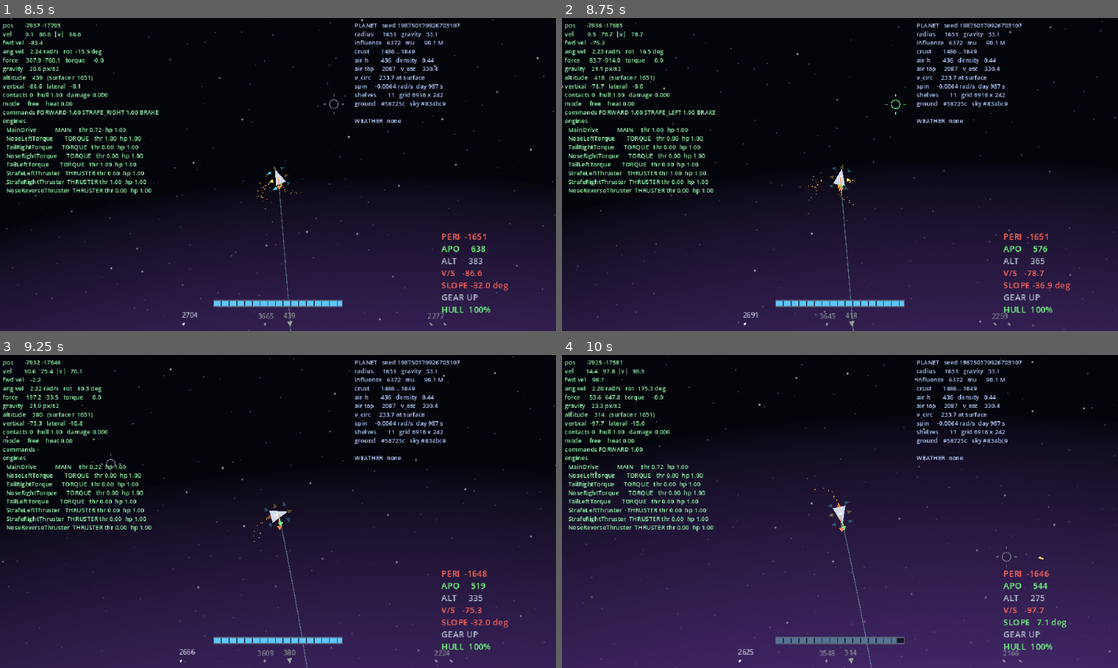
Above: before the commit, frames 1-4 (two rows, left to right).
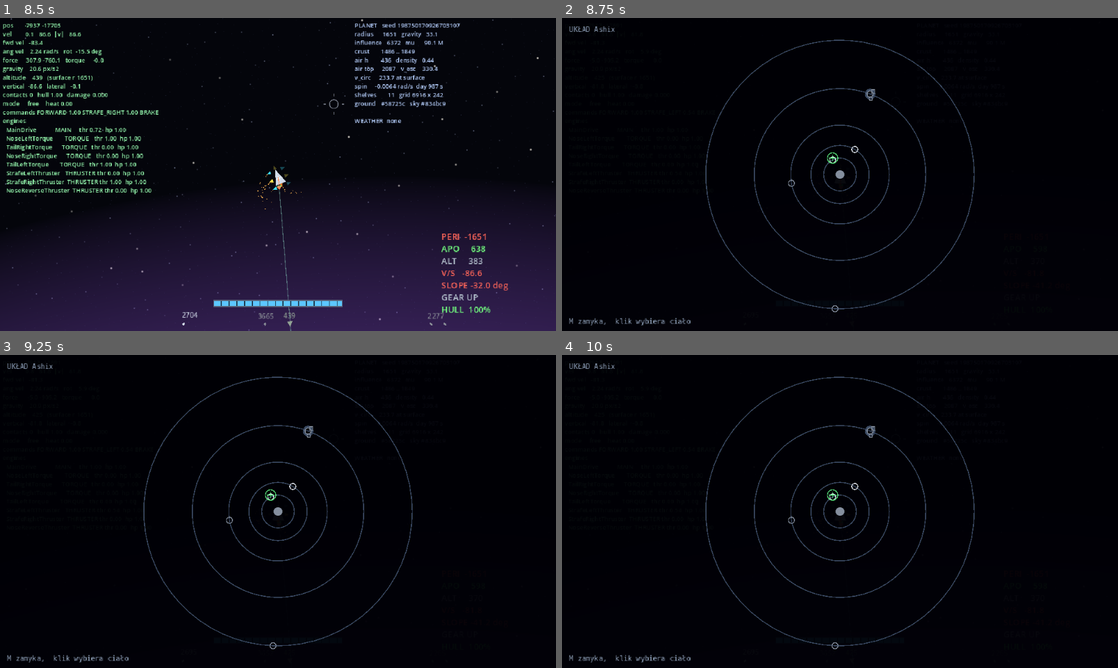
Above: after the commit, the same moments.

Repository: wroniasty/stardust
Game: Godot game, scene res://scenes/world.tscn
Same seed, same stepped clock (60 frames per second), same inputs: the game is played once before the commit and once after it.
Inputs (mouse positions are in pixels of both pictures, inside the frame that each line leads up to):
- Up to frame 1 (8.5 s): tap Enter at 0.5, 5.75 s; move the mouse to (400, 158) at 0.52 s; hold D (rotate_right) 0.53-1.25 s; hold H (camera_level) 0.53-1.25 s; click (400, 158) at 0.67 s; drag from (166, 190) to (250, 237) at 1.27 s; move the mouse to (333, 105) at 2.02 s; hold D (rotate_right) 2.03-2.75 s; tap Right (camera_rotate_right) at 2.1 s; click (333, 105) at 2.17 s; drag from (250, 237) to (111, 127) at 2.77 s; move the mouse to (444, 221) at 3.52 s; hold A (rotate_left) 3.53-4.25 s; hold - (camera_zoom_out) 3.53-4.25 s; click (444, 221) at 3.67 s; tap I (toggle_editor) at 4.15 s; drag from (111, 127) to (417, 208) at 4.27 s; tap Space (ship_fire) at 5, 6.5 s; move the mouse to (305, 174) at 5.02 s; hold Z (brake) 5.03-5.75 s; hold Right mouse button (ship_fire_secondary) 5.03-5.75 s; click (305, 174) at 5.17 s; tap Tab (toggle_loadout) at 5.65 s; drag from (194, 96) to (166, 190) at 5.77 s; move the mouse to (400, 158) at 6.52 s; hold W (thrust_forward) 6.53-7.25 s; tap Left (camera_rotate_left) at 6.6 s; click (400, 158) at 6.67 s; tap Escape (ui_cancel) at 7.15 s; drag from (166, 190) to (439, 215) at 7.27 s; move the mouse to (333, 105) at 8.02 s; hold Z (brake) from 8.03 s (still down); hold = (camera_zoom_in) from 8.03 s (still down); click (333, 105) at 8.17 s
- Up to frame 2 (8.75 s): keep holding Z (brake); keep holding = (camera_zoom_in); tap M (toggle_map, bound only after the commit) at 8.65 s
- Up to frame 3 (9.25 s): release Z (brake) at 8.75 s; release = (camera_zoom_in) at 8.75 s; drag from (250, 574) to (111, 464) at 8.77 s
- Up to frame 4 (10 s): move the mouse to (1006, 558) at 9.52 s; hold W (thrust_forward) from 9.53 s (still down); hold Space (ship_fire) from 9.53 s (still down); click (1006, 558) at 9.67 s

Frame 1 is identical in both runs. In frame 2, 47% of the frame differs, in the area x 0-100%, y 0-100%; in frame 3, 57%; in frame 4, 72%.

Commit message:
A map of the system, on M, drawn from the model
The streaming manager keeps one planet in the world at a time, so a map
built from live nodes would show one dot and call it a system. This one
reads StarSystem, which knows where everything is whether or not anything
was built for it -- that is the only reason it can exist.

Orbits to scale, bodies not. A system is a quarter of a million pixels
across and a planet is two thousand, so a planet drawn to scale is a tenth
of a pixel; what is drawn to scale is the thing a map is for, which is how
far away something is. Shapes rather than colours for the kinds, because
at eight pixels a colour is three pixels of it.

How bright a marker is says whether the body is in the world or only in
the model. Not decoration: it is the difference between a place you can
fly into and a place that will be built when you get there, and it is the
only window onto what the manager is doing.

Names come on a click, the way the editor's schematic does it -- five
planets, three moons and two docks is ten labels, and ten labels is a wall
of text over the one line the pilot wanted. Clicking gives radius,
gravity, orbit, year and the distance from here.

Three things measured rather than guessed. The scrim is 0.96 where the
editor's is 0.72: the editor lays solid panels over the world and a map is
thin lines on a dark field, so at 0.86 the flight HUD read straight
through and the two sets of numbers fought. The chosen body's own orbit is
lit, because "which of these five circles" is a question a marker cannot
answer. And a moon orbits a few thousand pixels out of a system a few
hundred thousand across, so every satellite sits inside its planet's
marker -- clicking the planet names them, which says they are there
without pretending to show them. A zoom is the honest fix and is now its
own line in the plan.

I wrote the editor's old bug again: the first version answered a click
from whatever the last _draw had left behind, which makes clicking
untestable and wrong before the first frame. Same class, same fix -- the
layout is a function of the system and the rectangle and nothing else.

709 assertions, no errors.

Co-Authored-By: Claude Opus 5 <noreply@anthropic.com>

Diff:
--- a/project.godot
+++ b/project.godot
@@ -126,6 +126,11 @@
 "events": [Object(InputEventKey,"resource_local_to_scene":false,"resource_name":"","device":-1,"window_id":0,"alt_press …(190 unchanged characters)…
 ]
 }
+toggle_map={
+"deadzone": 0.2,
+"events": [Object(InputEventKey,"resource_local_to_scene":false,"resource_name":"","device":-1,"window_id":0,"alt_pressed":false,"shift_pressed":false,"ctrl_pressed":false,"meta_pressed":false,"pressed":false,"keycode":0,"physical_keycode":77,"key_label":0,"unicode":0,"location":0,"echo":false,"script":null)
+]
+}
 editor_stow={
 "deadzone": 0.2,
 "events": [Object(InputEventKey,"resource_local_to_scene":false,"resource_name":"","device":-1,"window_id":0,"alt_press …(190 unchanged characters)…
--- /dev/null
+++ b/scripts/system_map.gd
@@ -0,0 +1,301 @@
+class_name SystemMap
+extends CanvasLayer
+## The system, seen from above. Key `M`.
+##
+## Drawn from the **model**, not from what happens to be in the scene. That
+## is the whole reason it can exist: the streaming manager keeps one planet
+## in the world at a time, and a map built from live nodes would show one
+## dot and call it a system. `StarSystem` knows where everything is whether
+## or not anything was built for it.
+##
+## Bodies are markers, not scale drawings. A system is a quarter of a
+## million pixels across and a planet is two thousand, so a planet drawn to
+## scale is a tenth of a pixel. Orbits are to scale, because the thing a
+## map is for is knowing how far away something is.
+##
+## Names come on a click, the way the editor's schematic does it: a system
+## with five planets, three moons and two docks is ten labels, and ten
+## labels is a wall of text laid over the one line the pilot wanted.
+##
+## What this cannot do yet is zoom. A moon orbits a few thousand pixels
+## out of a system a few hundred thousand across, so every satellite sits
+## inside its planet's marker; clicking the planet names them, which says
+## they are there without pretending to show them.
+
+const FONT_SIZE: int = 8
+const PAD: float = 8.0
+
+## Nearly opaque, and that is not timidity about the art. The editor gets
+## away with 0.72 because it lays solid panels over the world; a map is
+## thin lines on a dark field, and at 0.86 the flight HUD read straight
+## through it and the two sets of numbers fought.
+const SCRIM: Color = Color(0.0, 0.0, 0.02, 0.96)
+const ORBIT: Color = Color(0.24, 0.30, 0.40)
+const LABEL: Color = Color(0.56, 0.63, 0.72)
+const TEXT: Color = Color(0.78, 0.80, 0.83)
+const PICK: Color = Color(1.00, 0.85, 0.35)
+const SHIP: Color = Color(0.36, 0.92, 0.50)
+
+## A body in the world right now is drawn brighter than one that is only in
+## the model. Not decoration: it is the difference between a place you can
+## fly into and a place that will be built when you get there, and it is
+## the only window onto what the streaming manager is doing.
+const LIVE: Color = Color(0.92, 0.94, 0.97)
+const MODELLED: Color = Color(0.52, 0.56, 0.62)
+
+## Marker sizes, by kind. A star is a disc, a planet a ring, a moon a small
+## ring, a station a square: shapes rather than colours, because at eight
+## pixels a colour is three pixels of it.
+const STAR_SIZE: float = 5.0
+const PLANET_SIZE: float = 3.5
+const MOON_SIZE: float = 2.0
+const STATION_SIZE: float = 2.0
+
+## How close a click has to land to pick a body, in screen pixels.
+const PICK_RADIUS: float = 9.0
+
+var _system: StarSystem = null
+var _ship: Node2D = null
+
+## Who is streaming this system, if anyone. Handed in like everything else
+## here -- the map asked for it by path in its first draft, which is the
+## habit that put a planet a radian and a half off its orbit under
+## `--script`. With no manager the map still draws, from the model alone.
+var _manager: Node = null
+var _canvas: Control = null
+var _panel: Control = null
+var _picked: SystemBody = null
+
+func _ready() -> void:
+	layer = 21
+	process_mode = Node.PROCESS_MODE_ALWAYS
+	_canvas = Control.new()
+	_canvas.set_anchors_preset(Control.PRESET_FULL_RECT)
+	_canvas.mouse_filter = Control.MOUSE_FILTER_IGNORE
+	_canvas.draw.connect(_draw_map)
+	add_child(_canvas)
+	_canvas.hide()
+
+
+## What to draw and who is looking. Handed in rather than fetched: the
+## manager is an autoload in the game and does not exist under `--script`.
+func bind(system: StarSystem, ship: Node2D, manager: Node = null) -> void:
+	_system = system
+	_ship = ship
+	_manager = manager
+
+
+func is_open() -> bool:
+	return _canvas.visible
+
+
+func toggle() -> void:
+	if is_open():
+		close()
+		return
+	_canvas.show()
+	# Exclusive: two paused panels stacked on each other is a trap, because
+	# the lower one looks exactly like a panel that stopped taking input.
+	PauseGate.hold_exclusive(self, get_tree())
+	_canvas.queue_redraw()
+
+
+func close() -> void:
+	_canvas.hide()
+	PauseGate.release(self, get_tree())
+
+
+func _unhandled_key_input(event: InputEvent) -> void:
+	if event.is_action_pressed(&"toggle_map"):
+		toggle()
+		get_viewport().set_input_as_handled()
+	elif is_open() and event.is_action_pressed(&"ui_cancel"):
+		close()
+		get_viewport().set_input_as_handled()
+
+
+func _unhandled_input(event: InputEvent) -> void:
+	if not is_open():
+		return
+	var click: InputEventMouseButton = event as InputEventMouseButton
+	if click == null or not click.pressed or click.button_index != MOUSE_BUTTON_LEFT:
+		return
+	click_at(_canvas.get_global_mouse_position())
+	_canvas.queue_redraw()
+	get_viewport().set_input_as_handled()
+
+
+## Picks whatever is nearest the point, or nothing.
+##
+## Works the layout out again rather than reading back where the last
+## `_draw` put things. The ship editor was written the second way first
+## and it made mouse input untestable and wrong before the first frame had
+## been drawn; this is the same class and I wrote the same bug, so it is
+## the same fix -- the layout is a function of the system and the viewport
+## and nothing else.
+func click_at(at: Vector2) -> SystemBody:
+	if _system == null:
+		return null
+	var plan: Dictionary = layout(_canvas.size)
+	var best: SystemBody = null
+	var nearest: float = PICK_RADIUS
+	for body: SystemBody in _system.bodies:
+		var gap: float = at.distance_to(to_map(_position_of(body), plan))
+		if gap < nearest:
+			nearest = gap
+			best = body
+	_picked = best
+	return best
+
+
+func picked() -> SystemBody:
+	return _picked
+
+
+## Pixels of world per pixel of map, and where the star sits. A function of
+## the system and the viewport only, so a click resolves without waiting
+## for a frame to have been drawn -- the same reason the ship editor works
+## this out rather than reading back what the last `_draw` left behind.
+func layout(view: Vector2) -> Dictionary:
+	var room: float = minf(view.x, view.y) * 0.5 - PAD * 3.0
+	var reach: float = _system.outer_radius() if _system != null else 1.0
+	return {
+		"centre": view * 0.5,
+		"scale": room / maxf(reach, 1.0),
+	}
+
+
+## The area the map is drawn into. Public because every coordinate here is
+## relative to it, so a caller that wants to reason about the picture has
+## to be working from the same rectangle the map is.
+func view_size() -> Vector2:
+	return _canvas.size
+
+
+func to_map(point: Vector2, plan: Dictionary) -> Vector2:
+	return Vector2(plan["centre"]) + point * float(plan["scale"])
+
+
+func _process(_delta: float) -> void:
+	if is_open():
+		_canvas.queue_redraw()
+
+
+func _draw_map() -> void:
+	if _system == null:
+		return
+	var view: Vector2 = _canvas.size
+	_canvas.draw_rect(Rect2(Vector2.ZERO, view), SCRIM, true)
+	var font: Font = ModuleData.card_font()
+	var plan: Dictionary = layout(view)
+
+	_text(font, Vector2(PAD, PAD + float(FONT_SIZE)), "UKŁAD %s" % _system.display_name, LABEL)
+	_text(
+		font, Vector2(PAD, view.y - PAD), "M zamyka,  klik wybiera ciało", LABEL
+	)
+
+	# Orbits first, so no marker is drawn under a line.
+	for body: SystemBody in _system.bodies:
+		if body.orbit_period <= 0.0 or body.parent_body() == null:
+			continue
+		var around: Vector2 = to_map(_position_of(body.parent_body()), plan)
+		var ring: float = body.orbit_radius * float(plan["scale"])
+		if ring >= 1.0:
+			# The chosen body's own ring is lit, because "which of these
+			# five circles" is the question a marker alone cannot answer.
+			_canvas.draw_arc(
+				around, ring, 0.0, TAU, 64, PICK if body == _picked else ORBIT, 1.0
+			)
+
+	for body: SystemBody in _system.bodies:
+		_draw_body(body, to_map(_position_of(body), plan))
+
+	if _ship != null and is_instance_valid(_ship):
+		_draw_ship(to_map(_ship.global_position, plan))
+
+	_draw_readout(font, view)
+
+
+## Where a body is this visit. Through the manager when there is one, so
+## the map and the world cannot disagree about where anything is; from the
+## body's own clock otherwise, which is what a test sees.
+func _position_of(body: SystemBody) -> Vector2:
+	if _manager != null and is_instance_valid(_manager):
+		return _manager.position_of(body)
+	return body.position_at(0.0)
+
+
+## Whether this body is in the world right now, or only in the model.
+func _is_live(body: SystemBody) -> bool:
+	if _manager == null or not is_instance_valid(_manager):
+		return false
+	return _manager.node_for(body) != null
+
+
+func _draw_body(body: SystemBody, at: Vector2) -> void:
+	var colour: Color = LIVE if _is_live(body) else MODELLED
+	if body == _picked:
+		colour = PICK
+
+	match body.kind:
+		SystemBody.Kind.STAR:
+			_canvas.draw_circle(at, STAR_SIZE, colour)
+		SystemBody.Kind.PLANET:
+			_canvas.draw_arc(at, PLANET_SIZE, 0.0, TAU, 16, colour, 1.0)
+		SystemBody.Kind.MOON:
+			_canvas.draw_arc(at, MOON_SIZE, 0.0, TAU, 12, colour, 1.0)
+		_:
+			_canvas.draw_rect(
+				Rect2(at - Vector2(STATION_SIZE, STATION_SIZE), Vector2(STATION_SIZE, STATION_SIZE) * 2.0),
+				colour,
+				false,
+				1.0,
+			)
+
+
+## The ship, as a cross rather than a dot: a dot at this scale is
+## indistinguishable from a moon, and the one thing a pilot has to find on
+## a map instantly is themselves.
+func _draw_ship(at: Vector2) -> void:
+	_canvas.draw_line(at - Vector2(4.0, 0.0), at + Vector2(4.0, 0.0), SHIP, 1.0)
+	_canvas.draw_line(at - Vector2(0.0, 4.0), at + Vector2(0.0, 4.0), SHIP, 1.0)
+	_canvas.draw_arc(at, 6.0, 0.0, TAU, 16, SHIP, 1.0)
+
+
+## What is known about the body that was clicked. Nothing until one is,
+## because a map that explains everything at once explains nothing.
+func _draw_readout(font: Font, view: Vector2) -> void:
+	if _picked == null:
+		return
+	var lines: PackedStringArray = PackedStringArray()
+	lines.append("%s   %s" % [_picked.display_name, _picked.kind_name()])
+	lines.append("promień      %8.0f px" % _picked.radius)
+	if _picked.surface_gravity > 0.0:
+		lines.append("grawitacja   %8.1f px/s2" % _picked.surface_gravity)
+	if _picked.orbit_radius > 0.0:
+		lines.append("orbita       %8.0f px" % _picked.orbit_radius)
+		lines.append("rok          %8.0f s" % _picked.orbit_period)
+	if _ship != null and is_instance_valid(_ship):
+		lines.append("stąd         %8.0f px" % _ship.global_position.distance_to(
+			_position_of(_picked)
+		))
+	# A moon orbits its planet at a few thousand pixels and the system is a
+	# few hundred thousand across, so at this scale a satellite sits inside
+	# its planet's own marker. Naming them is not a substitute for a zoom,
+	# but it is the difference between "there is nothing there" and "there
+	# is something there you cannot see yet".
+	for child: SystemBody in _picked.children:
+		lines.append("  %s %s" % [child.kind_name(), child.display_name])
+
+	var y: float = PAD + float(FONT_SIZE) * 3.0
+	for line: String in lines:
+		_text(font, Vector2(view.x - PAD - _width(font, line), y), line, TEXT)
+		y += float(FONT_SIZE) + 2.0
+
+
+func _text(font: Font, at: Vector2, text: String, colour: Color) -> void:
+	_canvas.draw_string(font, at, text, HORIZONTAL_ALIGNMENT_LEFT, -1, FONT_SIZE, colour)
+
+
+func _width(font: Font, text: String) -> float:
+	return font.get_string_size(text, HORIZONTAL_ALIGNMENT_LEFT, -1, FONT_SIZE).x
--- a/scripts/world.gd
+++ b/scripts/world.gd
@@ -60,6 +60,7 @@
 var _loadout: LoadoutScreen = null
 var _scanner: ScannerHud = null
 var _editor: ShipEditor = null
+var _map: SystemMap = null
 var _energy: EnergyHud = null
 var _creative: CreativeTool = null
 var _aim: AimHud = null
@@ -78,6 +79,7 @@
 	_build_configurator()
 	_build_loadout()
 	_build_editor()
+	_build_map()
 	_build_creative()
 	_build_aim_hud()
 	_build_energy_hud()
@@ -93,6 +95,14 @@
 	_configurator.bind(planet)
 	_configurator.rebuilt.connect(_on_planet_rebuilt)
 	_configurator.teleport_requested.connect(_on_next_landing_site)
+
+
+func _build_map() -> void:
+	_map = SystemMap.new()
+	add_child(_map)
+	_map.bind(
+		Galaxy.system(SYSTEM_INDEX), (player as Player).ship, StreamingManager
+	)
 
 
 func _build_editor() -> void:
--- a/tools/smoke_test.gd
+++ b/tools/smoke_test.gd
@@ -976,6 +976,7 @@
 			_check_seeker_targets()
 			_check_system_model(_planet)
 			_check_streaming()
+			_check_system_map()
 			_check_aiming()
 			_check_stat_cards()
 			_check_scanner(_planet)
@@ -3853,6 +3854,57 @@
 	return out
 
 
+## The system map, which is the only thing that shows a body the streaming
+## manager has not built.
+func _check_system_map() -> void:
+	var system: StarSystem = StarSystem.generate(20260922)
+	var pilot: Node2D = Node2D.new()
+	root.add_child(pilot)
+	var map: SystemMap = SystemMap.new()
+	root.add_child(map)
+	# No manager: the map has to draw a system nobody is streaming, which is
+	# also what it will be asked for on a system seen from outside.
+	map.bind(system, pilot, null)
+
+	# The map's own rectangle, not a resolution written down here: every
+	# coordinate it deals in is relative to that, and a test measuring
+	# against a different one measures a picture nobody is looking at.
+	var view: Vector2 = map.view_size()
+	var plan: Dictionary = map.layout(view)
+	_expect(
+		map.to_map(Vector2.ZERO, plan).is_equal_approx(view * 0.5),
+		"the star is the middle of the map",
+	)
+	var outermost: float = 0.0
+	for body: SystemBody in system.bodies:
+		outermost = maxf(outermost, map.to_map(body.position_at(0.0), plan).distance_to(view * 0.5))
+	_expect(
+		outermost < minf(view.x, view.y) * 0.5,
+		"and the whole system fits on it (%.0f px of %.0f)" % [outermost, minf(view.x, view.y) * 0.5],
+	)
+
+	# Clicking works before a single frame has been drawn. The ship editor
+	# had to learn this the hard way and so did this class.
+	var target: SystemBody = system.planets()[system.planets().size() - 1]
+	_expect(
+		map.click_at(map.to_map(target.position_at(0.0), plan)) == target,
+		"a click lands on the body drawn there, with no frame drawn yet",
+	)
+	_expect(
+		map.click_at(view * 0.5 + Vector2(0.0, minf(view.x, view.y) * 0.49)) == null,
+		"and empty space picks nothing rather than the nearest thing to it",
+	)
+
+	# It is a panel, so it holds the pause, and it lets go.
+	map.toggle()
+	_expect(map.is_open() and PauseGate.held(), "opening the map stops the world")
+	map.close()
+	_expect(not map.is_open() and not PauseGate.held(), "and closing it starts it again")
+
+	map.free()
+	pilot.free()
+
+
 ## A planet built as the body a system says it is.
 ##
 ## The join has to hold in both directions: what the system dictates must
Not shown, added: scripts/system_map.gd.uid
Not shown, changed: IDEAS.md
Not shown, changed: PLAN.md
